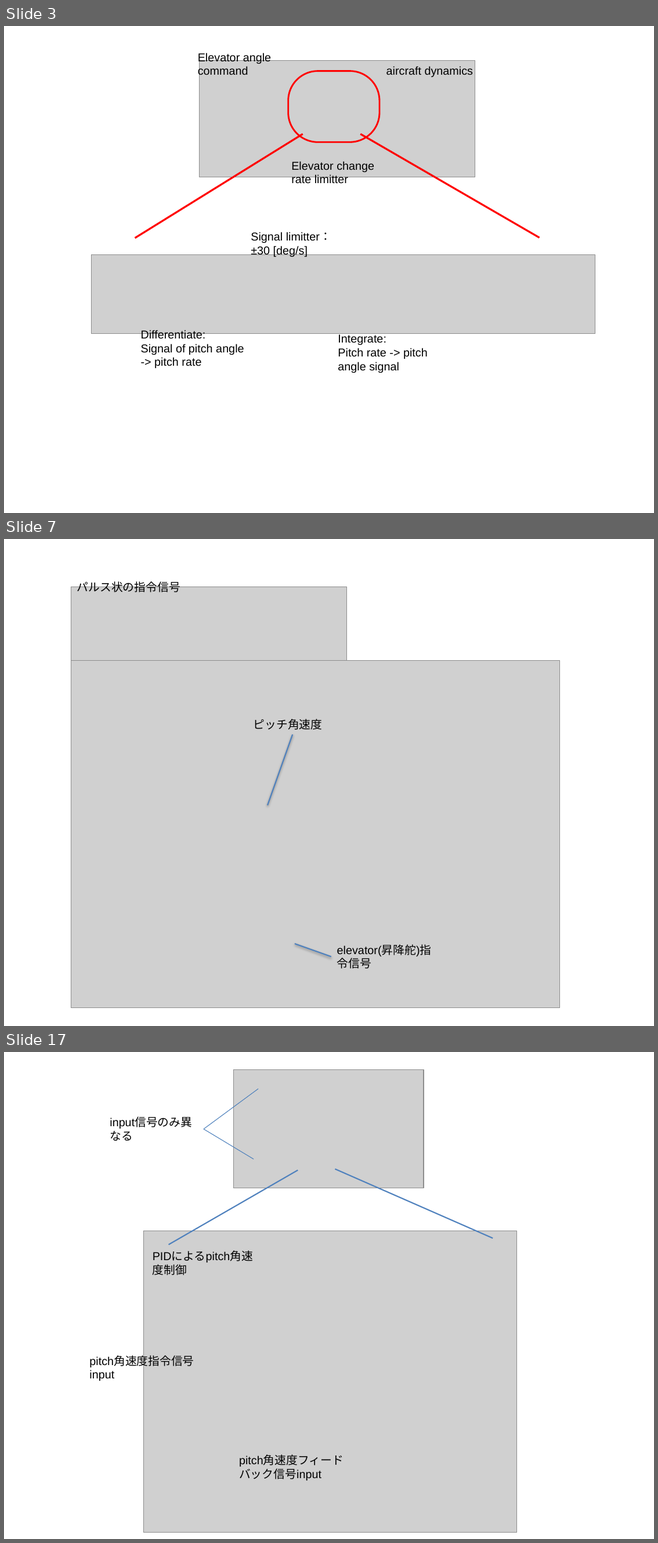
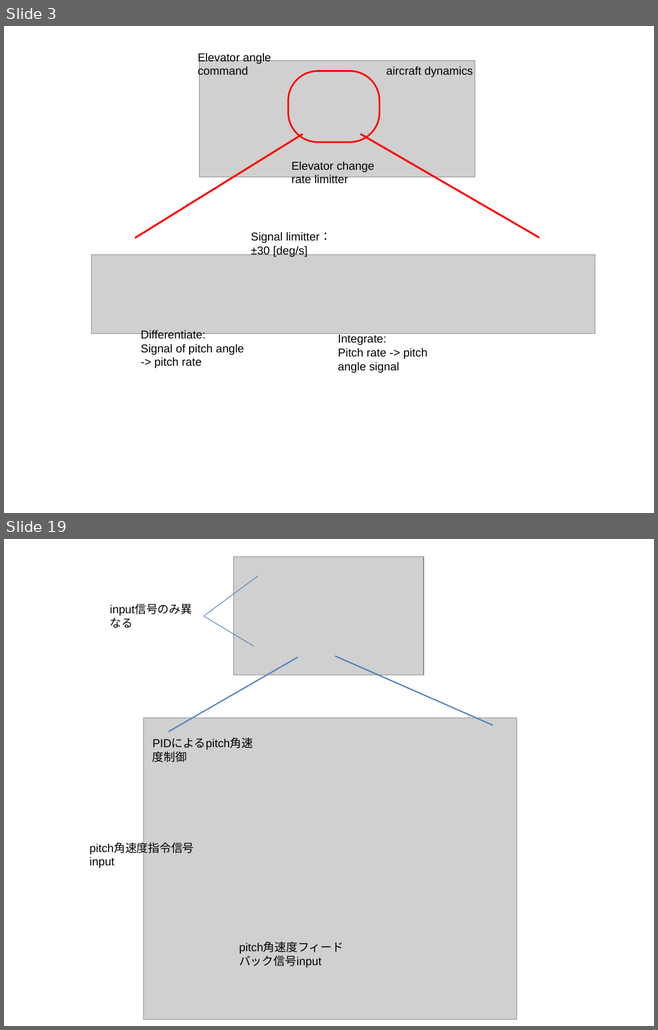
Before and after one commit to zeta-plusplus/SystemModels, a slide deck: figs/makeFig.pptx. Shown one above the other, each under a label of ours: slides 3, 7 and 17 before the commit, slides 3 and 19 after it; the slides between them are not shown. The pictures are 658x1543 and 658x1030 pixels, drawn with LibreOffice and Linux fonts; fonts in the diff are those of the drawing; grey boxes stand for pictures. Boxes give left, top, right and bottom in pixels: in the first picture for what was removed or moved away, otherwise in the second. Text is boxed around its words. In the diff, an @@ line names an element or a change of style, - is before the commit and + after.

```diff
--- a/figs/makeFig.pptx
+++ b/figs/makeFig.pptx
@@ slide 7 removed at [4,539,654,1026], background #FFFFFF @@
@@ picture removed at [71,587,347,660] @@
@@ text removed at [77,579,180,592] @@
-パルス状の指令信号
@@ picture removed at [71,660,559,1008] @@
@@ text removed at [253,719,322,730] @@
-ピッチ角速度
@@ line removed from (267, 805) to (292, 734) @@
@@ line removed from (295, 944) to (331, 957) @@
@@ text removed at [337,945,431,969] @@
-elevator(昇降舵)指令信号
@@ what was slide 17 is now slide 19 @@
```
Also in this commit, not shown: 2 slides changed, 12 slides added, 9 other slides removed, 24 other files.
